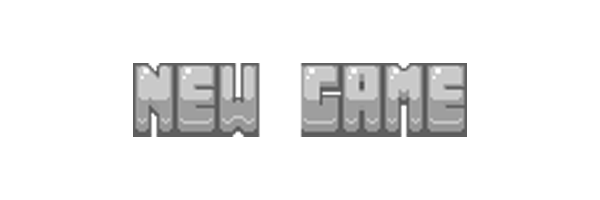
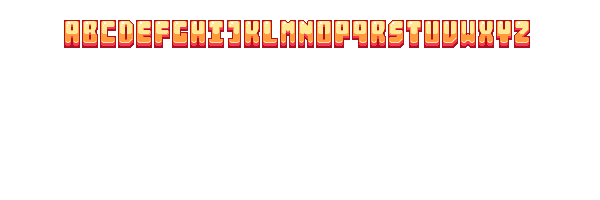
Layer changes from the first 600x200 image to the second:
hid group "Finished" (19 layers) over [133, 63, 467, 137]
hid "New Game (B&W)" over [133, 63, 467, 137]
showed "Alphabet" over [64, 20, 530, 48]
